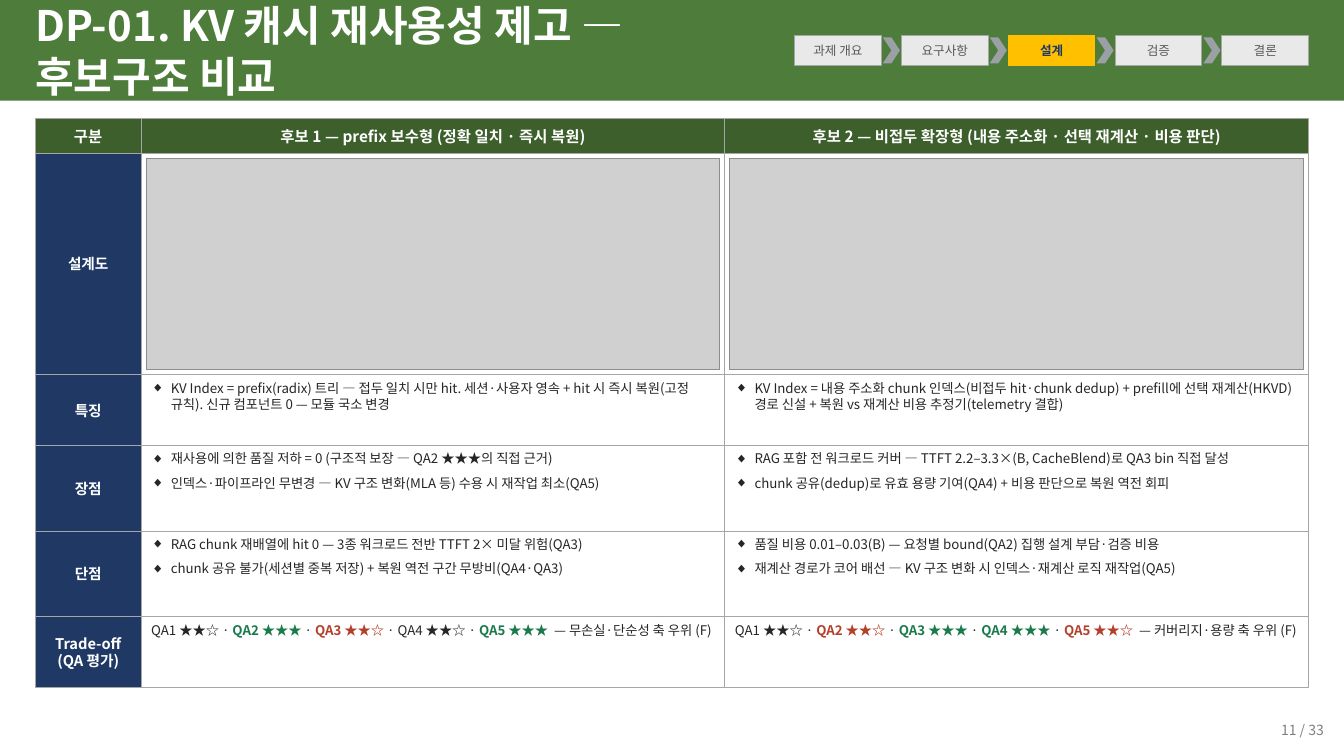
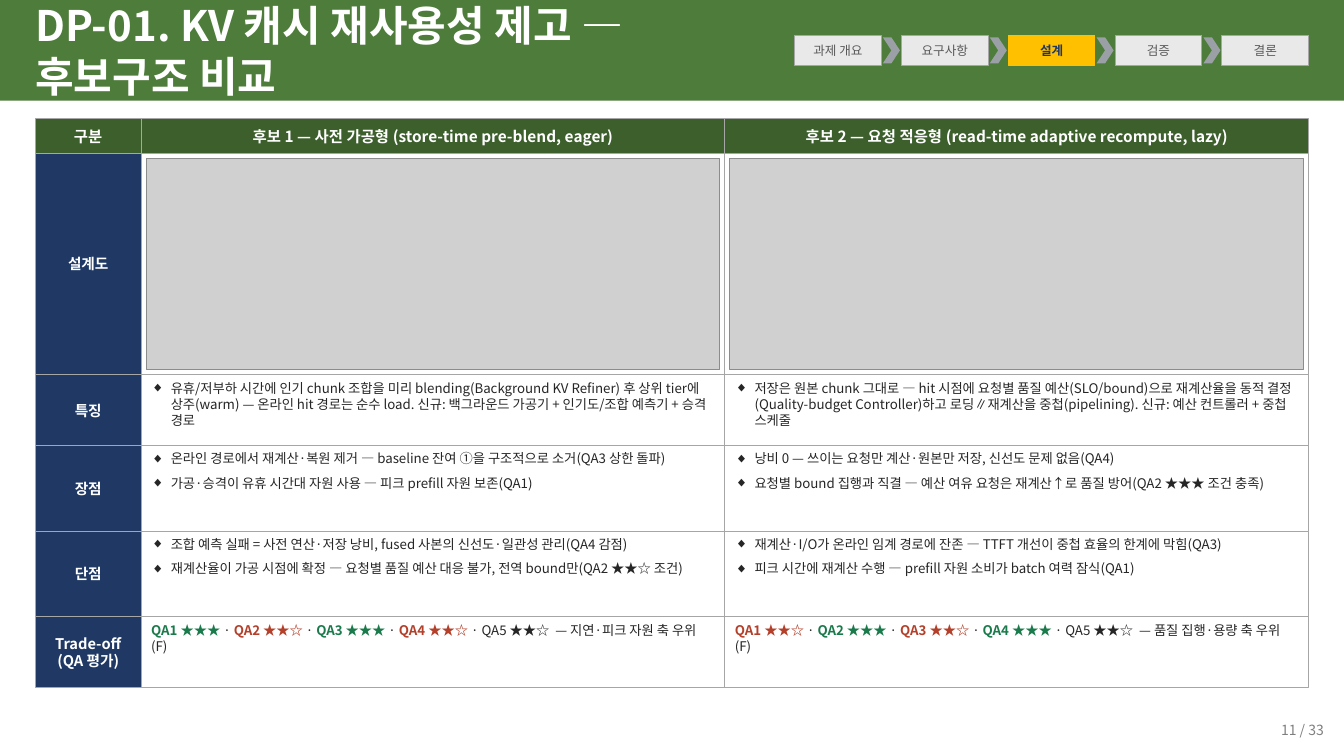
Before and after one commit to mkim0628/architect, a slide deck: slide 2 of docs/mcr_dp1_kv_reuse.pptx. Drawn at 1344x756 pixels with LibreOffice and Linux fonts; fonts in the diff are those of the drawing; grey boxes stand for pictures. Boxes give left, top, right and bottom in pixels: in the first picture for what was removed or moved away, otherwise in the second. Text is boxed around its words. In the diff, an @@ line names an element or a change of style, - is before the commit and + after.

```diff
--- a/docs/mcr_dp1_kv_reuse.pptx
+++ b/docs/mcr_dp1_kv_reuse.pptx
@@ text at box(253, 129, 613, 146): text changed @@
-후보 1 — prefix 보수형 (정확 일치 · 즉시 복원)
+후보 1 — 사전 가공형 (store-time pre-blend, eager)
@@ text at box(806, 129, 1227, 146): text changed @@
-후보 2 — 비접두 확장형 (내용 주소화 · 선택 재계산 · 비용 판단)
+후보 2 — 요청 적응형 (read-time adaptive recompute, lazy)
@@ text at box(171, 382, 706, 426): text changed @@
-◆ KV Index = prefix(radix) 트리 — 접두 일치 시만 hit. 세션·사용자 영속 + hit 시 즉시 복원(고정 규칙). 신규 컴포넌트 0 — 모듈 국소 변경
+◆ 유휴/저부하 시간에 인기 chunk 조합을 미리 blending(Background KV Refiner) 후 상위 tier에 상주(warm) — 온라인 hit 경로는 순수 load. 신규: 백그라운드 가공기 + 인기도/조합 예측기 + 승격 경로
@@ text at box(755, 382, 1291, 426): text changed @@
-◆ KV Index = 내용 주소화 chunk 인덱스(비접두 hit·chunk dedup) + prefill에 선택 재계산(HKVD) 경로 신설 + 복원 vs 재계산 비용 추정기(telemetry 결합)
+◆ 저장은 원본 chunk 그대로 — hit 시점에 요청별 품질 예산(SLO/bound)으로 재계산율을 동적 결정(Quality-budget Controller)하고 로딩∥재계산을 중첩(pipelining). 신규: 예산 컨트롤러 + 중첩 스케줄
@@ text at box(171, 452, 665, 491): text changed @@
-◆ 재사용에 의한 품질 저하 = 0 (구조적 보장 — QA2 ★★★의 직접 근거)
-◆ 인덱스·파이프라인 무변경 — KV 구조 변화(MLA 등) 수용 시 재작업 최소(QA5)
+◆ 온라인 경로에서 재계산·복원 제거 — baseline 잔여 ①을 구조적으로 소거(QA3 상한 돌파)
+◆ 가공·승격이 유휴 시간대 자원 사용 — 피크 prefill 자원 보존(QA1)
@@ text at box(755, 452, 1264, 491): text changed @@
-◆ RAG 포함 전 워크로드 커버 — TTFT 2.2–3.3×(B, CacheBlend)로 QA3 bin 직접 달성
-◆ chunk 공유(dedup)로 유효 용량 기여(QA4) + 비용 판단으로 복원 역전 회피
+◆ 낭비 0 — 쓰이는 요청만 계산·원본만 저장, 신선도 문제 없음(QA4)
+◆ 요청별 bound 집행과 직결 — 예산 여유 요청은 재계산↑로 품질 방어(QA2 ★★★ 조건 충족)
@@ text at box(171, 538, 683, 576): text changed @@
-◆ RAG chunk 재배열에 hit 0 — 3종 워크로드 전반 TTFT 2× 미달 위험(QA3)
-◆ chunk 공유 불가(세션별 중복 저장) + 복원 역전 구간 무방비(QA4·QA3)
+◆ 조합 예측 실패 = 사전 연산·저장 낭비, fused 사본의 신선도·일관성 관리(QA4 감점)
+◆ 재계산율이 가공 시점에 확정 — 요청별 품질 예산 대응 불가, 전역 bound만(QA2 ★★☆ 조건)
@@ text at box(755, 538, 1222, 576): text changed @@
-◆ 품질 비용 0.01–0.03(B) — 요청별 bound(QA2) 집행 설계 부담·검증 비용
-◆ 재계산 경로가 코어 배선 — KV 구조 변화 시 인덱스·재계산 로직 재작업(QA5)
+◆ 재계산·I/O가 온라인 임계 경로에 잔존 — TTFT 개선이 중첩 효율의 한계에 막힘(QA3)
+◆ 피크 시간에 재계산 수행 — prefill 자원 소비가 batch 여력 잠식(QA1)
@@ text at box(151, 624, 696, 654): text changed; bold on @@
-◆ QA1 ★★☆ · QA2 ★★★ · QA3 ★★☆ · QA4 ★★☆ · QA5 ★★★ — 무손실·단순성 축 우위 (F)
+◆ QA1 ★★★ · QA2 ★★☆ · QA3 ★★★ · QA4 ★★☆ · QA5 ★★☆ — 지연·피크 자원 축 우위 (F)
@@ text at box(735, 624, 1280, 654): text changed; bold on @@
-◆ QA1 ★★☆ · QA2 ★★☆ · QA3 ★★★ · QA4 ★★★ · QA5 ★★☆ — 커버리지·용량 축 우위 (F)
+◆ QA1 ★★☆ · QA2 ★★★ · QA3 ★★☆ · QA4 ★★★ · QA5 ★★☆ — 품질 집행·용량 축 우위 (F)
```
Also in this commit, not shown: 1 other slide changed, 6 other files.
